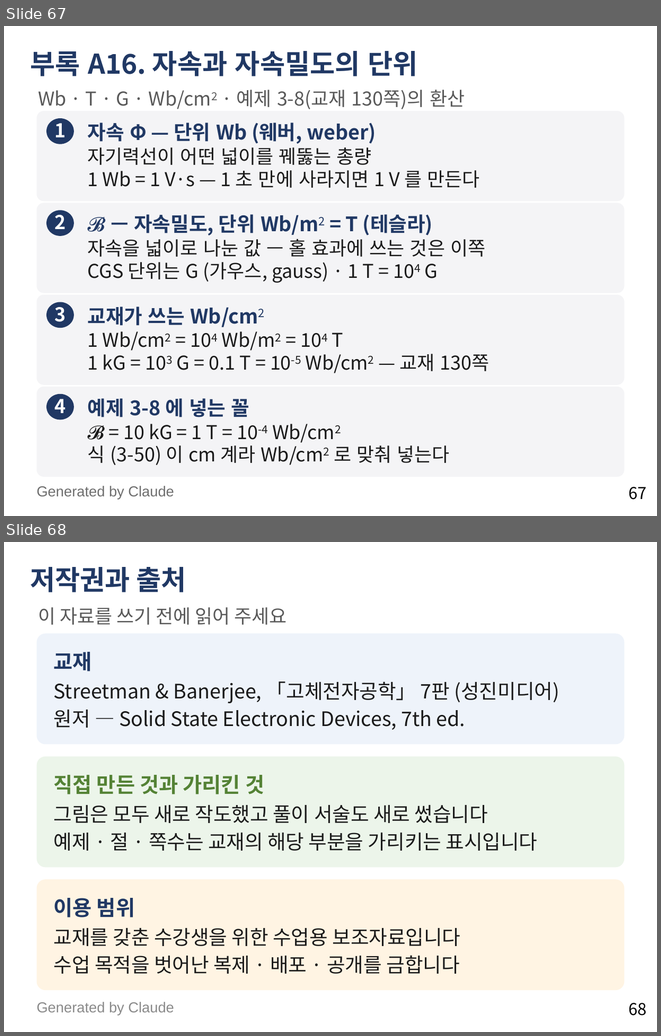
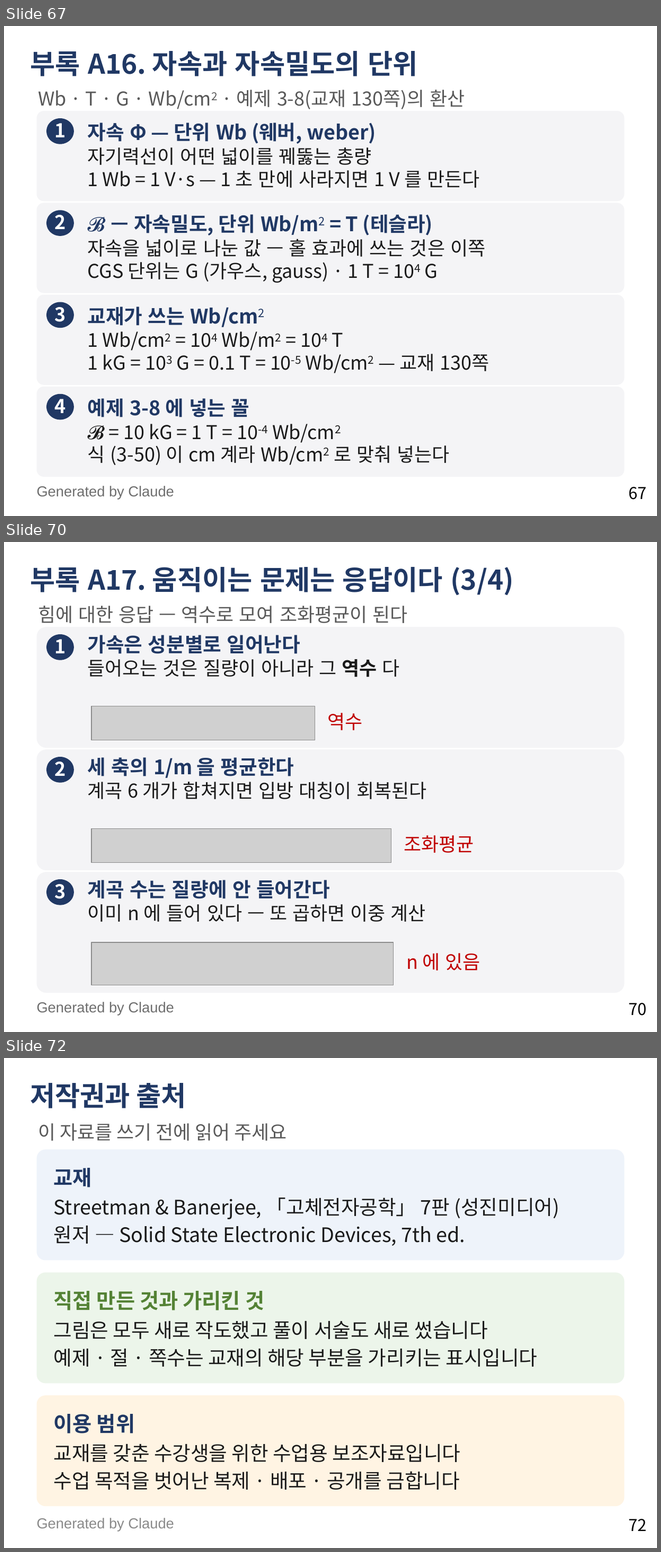
Before and after one commit to abcd8180/3A, a slide deck: 물리전자공학_3장_4강_전계에서의_표동과_이동도.pptx. Shown one above the other, each under a label of ours: slides 67 and 68 before the commit, slides 67, 70 and 72 after it; the slides between them are not shown. The pictures are 661x1036 and 661x1552 pixels, drawn with LibreOffice and Linux fonts; fonts in the diff are those of the drawing; grey boxes stand for pictures. Boxes give left, top, right and bottom in pixels: in the first picture for what was removed or moved away, otherwise in the second. Text is boxed around its words. In the diff, an @@ line names an element or a change of style, - is before the commit and + after.

```diff
--- a/물리전자공학_3장_4강_전계에서의_표동과_이동도.pptx
+++ b/물리전자공학_3장_4강_전계에서의_표동과_이동도.pptx
@@ slide 70 added at bbox=[4, 542, 657, 1032], background #FFFFFF; not listed: 1 template element that a slide beside it also shows @@
@@ title added at bbox=[30, 567, 514, 595], 30 pt, text #203864, bold @@
+부록 A17. 움직이는 문제는 응답이다 (3/4)
@@ text added at bbox=[38, 606, 407, 623], 21 pt, text #595959 @@
+힘에 대한 응답 — 역수로 모여 조화평균이 된다
@@ rounded rectangle added at bbox=[37, 627, 624, 748], fill #F4F4F6 @@
@@ ellipse added at bbox=[46, 634, 74, 660], fill #203864, 21 pt, text #FFFFFF, bold @@
+1
@@ text added at bbox=[88, 635, 400, 677], 21 pt, text #1A1A1A @@
+가속은 성분별로 일어난다
+들어오는 것은 질량이 아니라 그 역수 다
@@ picture added at bbox=[91, 706, 315, 740] @@
@@ text added at bbox=[328, 713, 363, 730], 21 pt, text #C00000 @@
+역수
@@ rounded rectangle added at bbox=[37, 749, 624, 870], fill #F4F4F6 @@
@@ ellipse added at bbox=[46, 757, 74, 782], fill #203864, 21 pt, text #FFFFFF, bold @@
+2
@@ text added at bbox=[88, 757, 427, 799], 21 pt, text #1A1A1A @@
+세 축의 1/m 을 평균한다
+계곡 6 개가 합쳐지면 입방 대칭이 회복된다
@@ picture added at bbox=[91, 829, 391, 863] @@
@@ text added at bbox=[404, 835, 474, 853], 21 pt, text #C00000 @@
+조화평균
@@ rounded rectangle added at bbox=[37, 872, 624, 992], fill #F4F4F6 @@
@@ ellipse added at bbox=[46, 879, 74, 905], fill #203864, 21 pt, text #FFFFFF, bold @@
+3
@@ text added at bbox=[88, 880, 426, 921], 21 pt, text #1A1A1A @@
+계곡 수는 질량에 안 들어간다
+이미 n 에 들어 있다 — 또 곱하면 이중 계산
@@ picture added at bbox=[91, 942, 394, 985] @@
@@ text added at bbox=[406, 953, 480, 970], 21 pt, text #C00000 @@
+n 에 있음
@@ text added at bbox=[37, 1002, 174, 1015], 16 pt, text #6E6E6E @@
+Generated by Claude
@@ what was slide 68 is now slide 72 @@
@@ page number at bbox=[629, 1519, 647, 1531]: text changed @@
-68
+72
```
Also in this commit, not shown: 3 other slides added.
